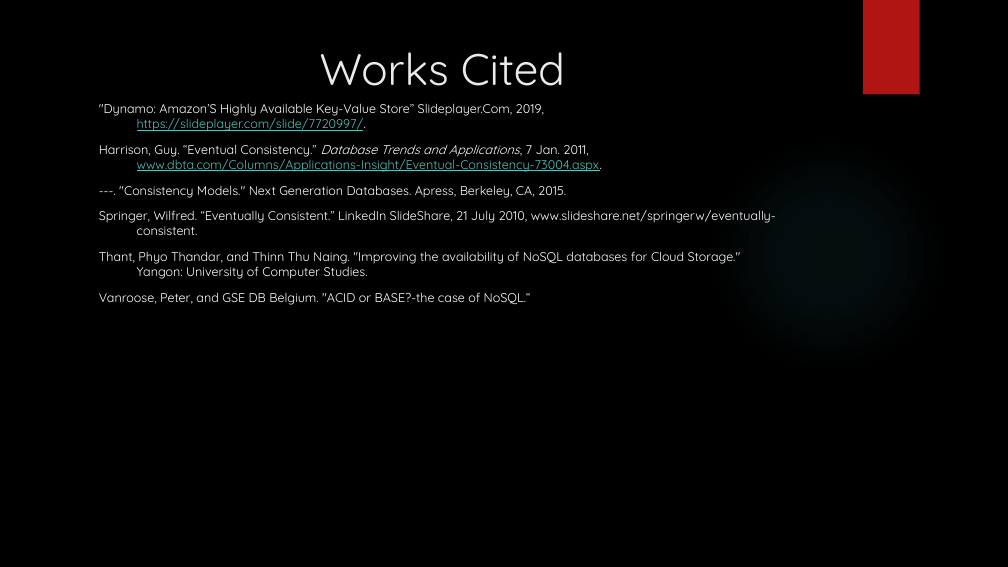
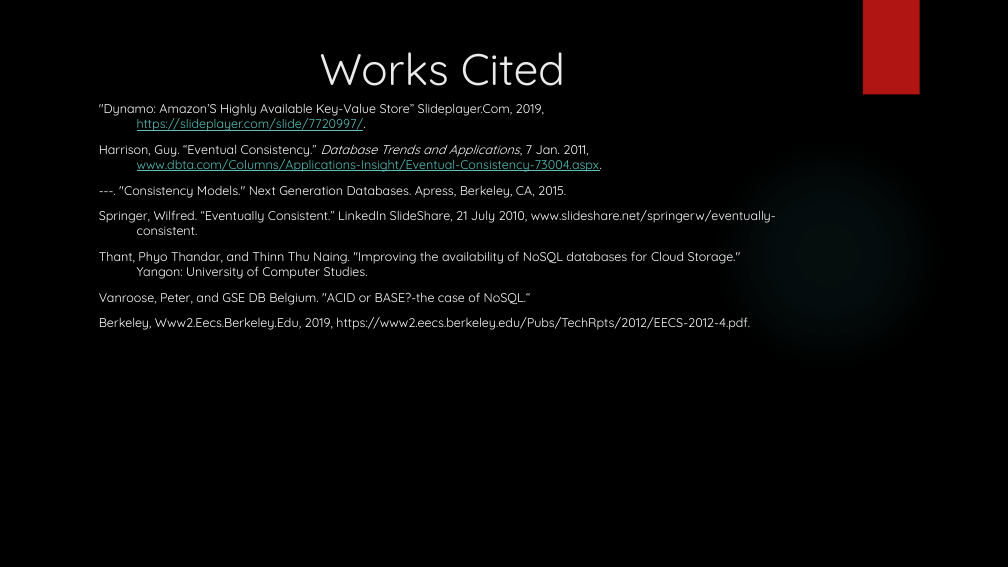
Before and after one commit to MaxWOU/cs364pptx, a slide deck: slide 15 of group6slidshow.pptx (slide 12 before the commit). Drawn at 1008x567 pixels with LibreOffice and Linux fonts; fonts in the diff are those of the drawing; background and template pictures are left out. Boxes give left, top, right and bottom in pixels: in the first picture for what was removed or moved away, otherwise in the second. Text is boxed around its words. In the diff, an @@ line names an element or a change of style, - is before the commit and + after.

```diff
--- a/group6slidshow.pptx
+++ b/group6slidshow.pptx
@@ text at [99, 317, 750, 330]: paragraph added @@
+Berkeley, Www2.Eecs.Berkeley.Edu, 2019, https://www2.eecs.berkeley.edu/Pubs/TechRpts/2012/EECS-2012-4.pdf.
```
Also in this commit, not shown: 3 other slides changed, 3 slides added.
